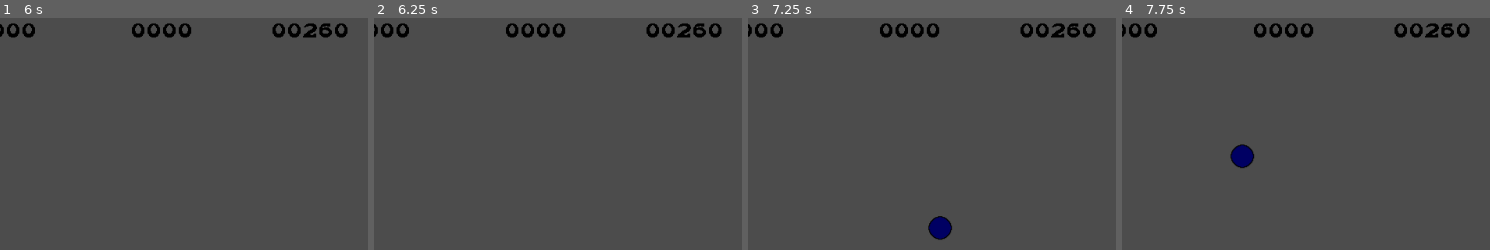
Above: before the commit, frames 1-4 (left to right).
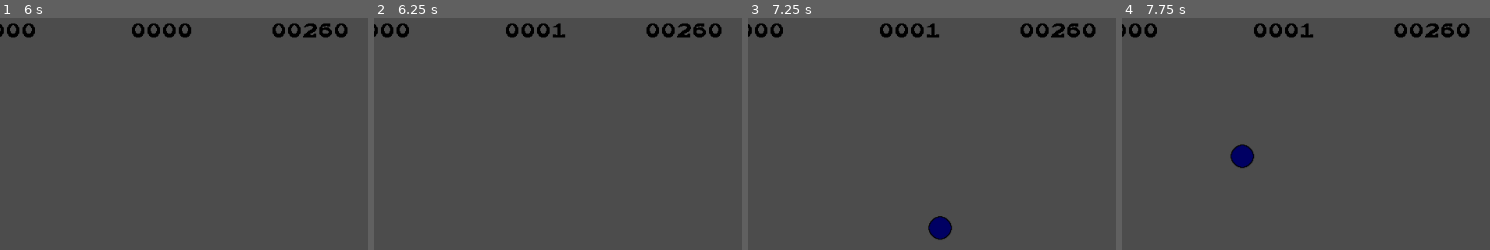
Above: after the commit, the same moments.

Repository: MichaelReel/BrickOut
Game: Godot game, scene res://Root.tscn
Same seed, same stepped clock (60 frames per second), same inputs: the game is played once before the commit and once after it.
Inputs:
- Up to frame 1 (6 s): click "Resume" at 0.5 s; hold Right (ui_right) 1.28-2.03 s; hold Left (ui_left) 2.03-2.78 s; hold Right (ui_right) 2.78-4.28 s; hold Left (ui_left) from 4.28 s (still down)
- Up to frame 2 (6.25 s): keep holding Left (ui_left)
- Up to frame 3 (7.25 s): release Left (ui_left) at 6.53 s; hold Right (ui_right) from 6.53 s (still down)
- Up to frame 4 (7.75 s): keep holding Right (ui_right)
The pictures show only the part of the screen within x 2-52%, y 0-50%; the shares and areas given below are measured in that part.

Frame 1 is identical in both runs. In frame 2, 0.1% of the frame differs, in the area x 48-52%, y 2-9%; in frame 3, 0.1%; in frame 4, 0.1%.

Commit message:
Fixed 2 minor issues.

Diff:
--- a/game/ball/Ball.gd
+++ b/game/ball/Ball.gd
@@ -25,12 +25,14 @@
 	# Mod scores or lives or whatever
 	balls_lost += 1
 	hud.update_lost_balls(balls_lost)
-	reset()
+	positioning_reset()
 
 func reset():
 	# Reset dropped ball count
 	balls_lost = 0
+	positioning_reset()
 
+func positioning_reset():
 	# Reset the state
 	speed = init_speed
 	position = init_position
--- a/menu/Menu.tscn
+++ b/menu/Menu.tscn
@@ -18,19 +18,15 @@
 margin_right = 904.0
 margin_bottom = 520.0
 
-[node name="StartButton" type="MenuButton" parent="VBoxContainer"]
+[node name="StartButton" type="Button" parent="VBoxContainer"]
 margin_right = 784.0
 margin_bottom = 20.0
-action_mode = 1
 text = "Start"
-flat = false
 
-[node name="ResumeButton" type="MenuButton" parent="VBoxContainer"]
+[node name="ResumeButton" type="Button" parent="VBoxContainer"]
 margin_top = 24.0
 margin_right = 784.0
 margin_bottom = 44.0
-action_mode = 1
 text = "Resume"
-flat = false
 [connection signal="pressed" from="VBoxContainer/StartButton" to="." method="_on_Start_pressed"]
 [connection signal="pressed" from="VBoxContainer/ResumeButton" to="." method="_on_ResumeButton_pressed"]
